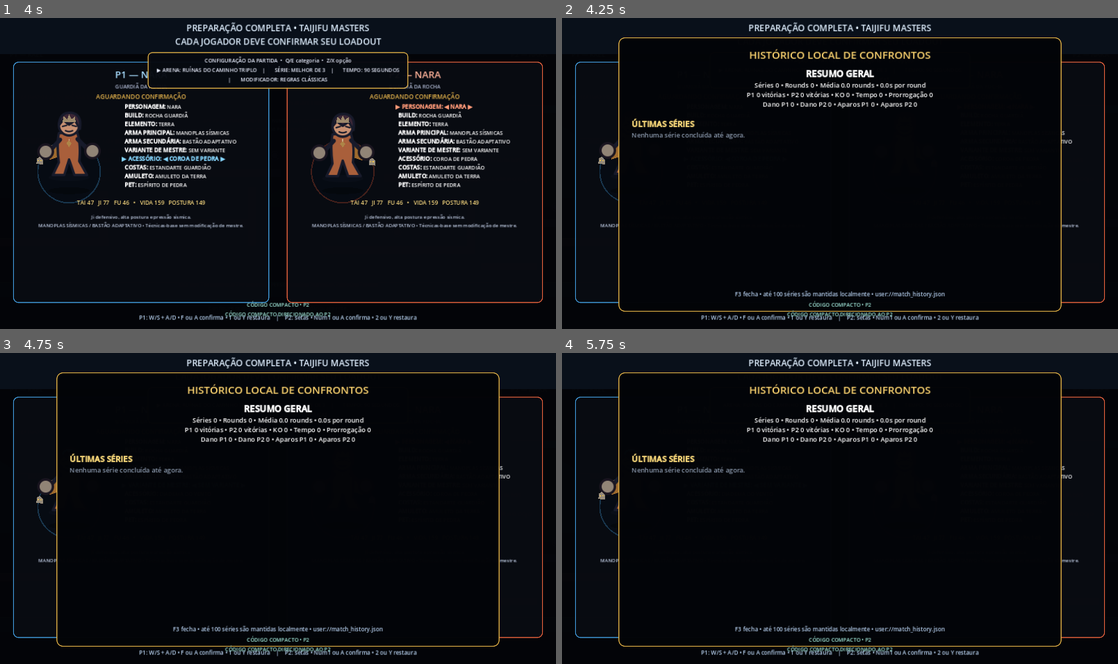
Above: before the commit, frames 1-4 (two rows, left to right).
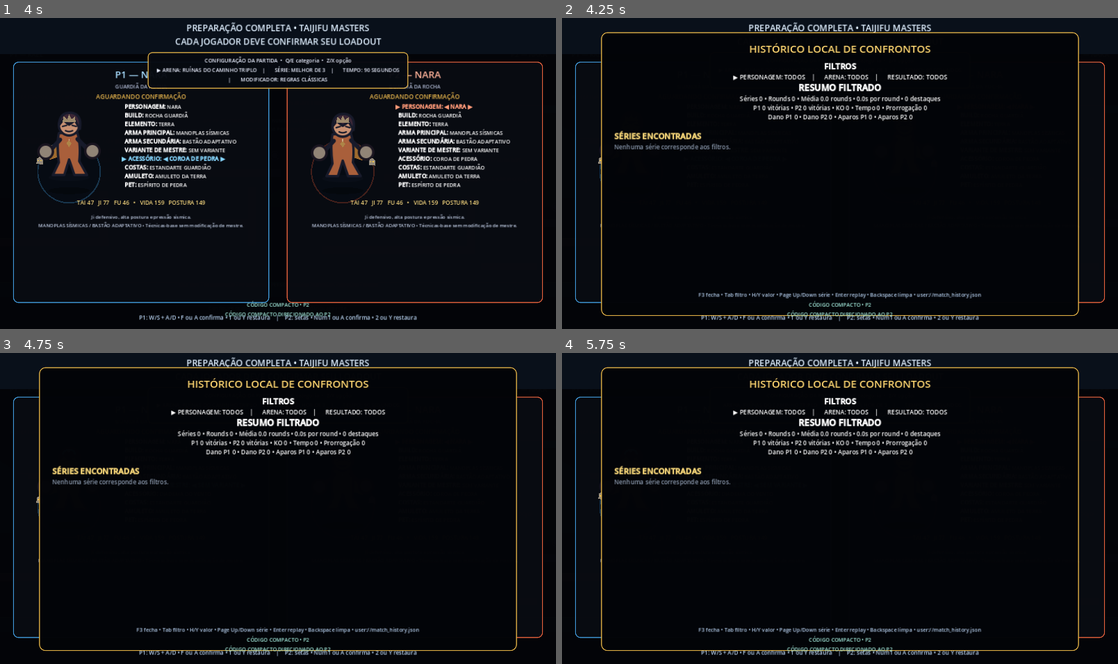
Above: after the commit, the same moments.

Repository: Tehkne-Solutions/taijifu-masters
Game: Godot game, scene res://scenes/main.tscn
The game is run twice, just before and just after one commit, with the same random seed, the same clock (stepped at 60 frames per second) and the same inputs.
Inputs (mouse positions are in pixels of both pictures, inside the frame that each line leads up to):
- Up to frame 1 (4 s): tap Enter (preset_load) at 0.5 s; move the mouse to (400, 157) at 0.52 s; hold D (p1_right) 0.53-2.03 s; tap K (clear_variant_comparison) at 0.6 s; click (400, 157) at 0.67 s; tap W (p1_jump) at 0.77, 1.52, 3.02, 3.77 s; move the mouse to (166, 189) at 1.27 s; tap F7 (cycle_bot_personality) at 1.35 s; move the mouse to (333, 105) at 2.02 s; hold A (p1_left) 2.03-2.78 s; tap ] (dojo_next_slot) at 2.1 s; move the mouse to (250, 235) at 2.77 s; hold D (p1_right) from 2.78 s (still down); tap [ (dojo_previous_slot) at 2.85 s; click (250, 235) at 2.92 s; move the mouse to (444, 220) at 3.52 s; tap F8 (dojo_toggle) at 3.6 s
- Up to frame 2 (4.25 s): keep holding D (p1_right); tap F3 (history_toggle) at 4.15 s
- Up to frame 3 (4.75 s): move the mouse to (111, 461) at 4.27 s; release D (p1_right) at 4.28 s; hold A (p1_left) from 4.28 s (still down); tap L (dojo_toggle_loop) at 4.35 s; tap W (p1_jump) at 4.52 s
- Up to frame 4 (5.75 s): tap Backspace (history_reset_filters, bound only after the comm… at 4.9 s; move the mouse to (867, 508) at 5.02 s; release A (p1_left) at 5.03 s; hold D (p1_right) from 5.03 s (still down); tap E (match_next_field) at 5.1 s; click (867, 508) at 5.17 s

Frame 1 is identical in both runs. In frame 2, 7.0% of the frame differs, in the area x 7-93%, y 4-96%; in frame 3, 7.0%; in frame 4, 7.0%.

Commit message:
feat(history): adicionar filtros navegáveis e acesso ao replay

Diff:
--- a/scripts/runtime/match_history_runtime.gd
+++ b/scripts/runtime/match_history_runtime.gd
@@ -4,13 +4,20 @@
 signal result_finished
 
 const RESULT_SECONDS := 3.4
+const FILTER_FIELDS: Array[StringName] = [&"character_id", &"arena_id", &"result_id"]
+const RESULT_OPTIONS: Array[StringName] = [&"all", &"p1_win", &"p2_win", &"ko", &"time", &"sudden_death"]
 
 @onready var preparation_runtime: BattlePreparationRuntime = get_node("../BattlePreparationRuntime")
 @onready var statistics_runtime: SeriesStatisticsRuntime = get_node("../SeriesStatisticsRuntime")
+@onready var replay_runtime: SeriesReplayRuntime = get_node("../SeriesReplayRuntime")
 
 var _active := false
 var _result_mode := false
 var _token := 0
+var _filter_field_index := 0
+var _filters: Dictionary = {"character_id": &"all", "arena_id": &"all", "result_id": &"all"}
+var _selected_index := 0
+var _visible_records: Array[Dictionary] = []
 var _canvas: CanvasLayer
 var _panel: PanelContainer
 var _title: Label
@@ -19,7 +26,7 @@
 
 func _ready() -> void:
 	process_mode = Node.PROCESS_MODE_ALWAYS
-	_register_key_action(&"history_toggle", KEY_F3)
+	_register_inputs()
 	_build_interface()
 
 func _process(_delta: float) -> void:
@@ -28,16 +35,40 @@
 			close()
 		elif preparation_runtime.is_active():
 			open_history()
-	if _active and not _result_mode and not preparation_runtime.is_active():
+	if not _active or _result_mode:
+		return
+	if not preparation_runtime.is_active():
 		close()
+		return
+	if Input.is_action_just_pressed(&"history_next_filter"):
+		_filter_field_index = wrapi(_filter_field_index + 1, 0, FILTER_FIELDS.size())
+		_refresh_history()
+	if Input.is_action_just_pressed(&"history_prev_value"):
+		_cycle_filter_value(-1)
+	elif Input.is_action_just_pressed(&"history_next_value"):
+		_cycle_filter_value(1)
+	if Input.is_action_just_pressed(&"history_prev_record"):
+		_selected_index = wrapi(_selected_index - 1, 0, maxi(1, _visible_records.size()))
+		_refresh_history()
+	elif Input.is_action_just_pressed(&"history_next_record"):
+		_selected_index = wrapi(_selected_index + 1, 0, maxi(1, _visible_records.size()))
+		_refresh_history()
+	if Input.is_action_just_pressed(&"history_reset_filters"):
+		_filters = {"character_id": &"all", "arena_id": &"all", "result_id": &"all"}
+		_selected_index = 0
+		_refresh_history()
+	if Input.is_action_just_pressed(&"history_replay") and not _visible_records.is_empty():
+		var selected := _visible_records[clampi(_selected_index, 0, _visible_records.size() - 1)].duplicate(true)
+		close()
+		replay_runtime.play(selected)
 
 func open_history() -> void:
 	_result_mode = false
 	_active = true
+	_selected_index = 0
 	_canvas.visible = true
 	_title.text = "HISTÓRICO LOCAL DE CONFRONTOS"
-	_report.text = build_history_report()
-	_footer.text = "F3 fecha • até %d séries são mantidas localmente • %s" % [MatchHistoryLedger.MAX_SERIES, MatchHistoryLedger.SAVE_PATH]
+	_refresh_history()
 
 func close() -> void:
 	_token += 1
@@ -56,7 +87,7 @@
 	_canvas.visible = true
 	_title.text = "RELATÓRIO DA SÉRIE"
 	_report.text = build_result_report(record)
-	_footer.text = "O histórico e as estatísticas foram salvos localmente."
+	_footer.text = "Histórico salvo • abra F3 e pressione Enter para rever os momentos decisivos."
 	var running_headless := DisplayServer.get_name() == "headless" or OS.has_feature("server")
 	if running_headless:
 		call_deferred("_finish_result", token)
@@ -68,14 +99,38 @@
 	if _result_mode:
 		_finish_result(_token)
 
+func set_filters_for_test(filters: Dictionary) -> void:
+	_filters = {
+		"character_id": StringName(filters.get("character_id", &"all")),
+		"arena_id": StringName(filters.get("arena_id", &"all")),
+		"result_id": StringName(filters.get("result_id", &"all"))
+	}
+	_selected_index = 0
+	_refresh_history()
+
+func current_filters() -> Dictionary:
+	return _filters.duplicate(true)
+
+func filtered_count() -> int:
+	return statistics_runtime.filtered_matches(_filters, 0).size()
+
+func selected_record() -> Dictionary:
+	if _visible_records.is_empty():
+		return {}
+	return _visible_records[clampi(_selected_index, 0, _visible_records.size() - 1)].duplicate(true)
+
 func build_history_report() -> String:
-	var aggregate := statistics_runtime.aggregate_history()
-	var recent := statistics_runtime.recent_matches(8)
+	var aggregate := statistics_runtime.aggregate_history(_filters)
+	_visible_records = statistics_runtime.filtered_matches(_filters, 12)
+	_selected_index = clampi(_selected_index, 0, maxi(0, _visible_records.size() - 1))
 	var lines: Array[String] = []
-	lines.append("[center][font_size=20][b]RESUMO GERAL[/b][/font_size][/center]")
-	lines.append("[center]Séries %d • Rounds %d • Média %.1f rounds • %.1fs por round[/center]" % [
+	lines.append("[center][font_size=18][b]FILTROS[/b][/font_size][/center]")
+	lines.append("[center]%s[/center]" % _filter_summary())
+	lines.append("[center][font_size=20][b]RESUMO FILTRADO[/b][/font_size][/center]")
+	lines.append("[center]Séries %d • Rounds %d • Média %.1f rounds • %.1fs por round • %d destaques[/center]" % [
 		int(aggregate.get("series", 0)), int(aggregate.get("rounds", 0)),
-		float(aggregate.get("average_rounds", 0.0)), float(aggregate.get("average_round_seconds", 0.0))
+		float(aggregate.get("average_rounds", 0.0)), float(aggregate.get("average_round_seconds", 0.0)),
+		int(aggregate.get("highlights", 0))
 	])
 	lines.append("[center]P1 %d vitórias • P2 %d vitórias • KO %d • Tempo %d • Prorrogação %d[/center]" % [
 		int(aggregate.get("p1_wins", 0)), int(aggregate.get("p2_wins", 0)),
@@ -86,12 +141,13 @@
 		float(aggregate.get("damage_p1", 0.0)), float(aggregate.get("damage_p2", 0.0)),
 		int(aggregate.get("parries_p1", 0)), int(aggregate.get("parries_p2", 0))
 	])
-	lines.append("[color=#f4d477][font_size=18][b]ÚLTIMAS SÉRIES[/b][/font_size][/color]")
-	if recent.is_empty():
-		lines.append("[color=#8b99ad]Nenhuma série concluída até agora.[/color]")
+	lines.append("[color=#f4d477][font_size=18][b]SÉRIES ENCONTRADAS[/b][/font_size][/color]")
+	if _visible_records.is_empty():
+		lines.append("[color=#8b99ad]Nenhuma série corresponde aos filtros.[/color]")
 	else:
-		for record in recent:
-			lines.append(_history_line(record))
+		for index in range(_visible_records.size()):
+			var prefix := "[color=#ffd36b]▶[/color]" if index == _selected_index else " "
+			lines.append("%s %s" % [prefix, _history_line(_visible_records[index])])
 	return "\n".join(lines)
 
 func build_result_report(record: Dictionary) -> String:
@@ -117,15 +173,74 @@
 			var p2: Dictionary = totals[1] if totals[1] is Dictionary else {}
 			lines.append("[cell]%s[/cell][cell]%.0f[/cell][cell]%.0f[/cell]" % [String(stat[0]), float(p1.get(String(stat[1]), 0.0)), float(p2.get(String(stat[1]), 0.0))])
 		lines.append("[/table]\n")
-	lines.append("[color=#8ecff0][b]ROUNDS[/b][/color]")
+	lines.append("[color=#8ecff0][b]ROUNDS E DESTAQUES[/b][/color]")
 	for round_value in record.get("rounds", []):
 		if round_value is Dictionary:
 			var round_data: Dictionary = round_value
-			lines.append("• Round %d — P%d • %s • %.1fs" % [
+			lines.append("• Round %d — P%d • %s • %.1fs • %d momentos" % [
 				int(round_data.get("round_number", 1)), int(round_data.get("winner_index", 1)),
-				String(round_data.get("reason", "KO")), float(round_data.get("duration_seconds", 0.0))
+				String(round_data.get("reason", "KO")), float(round_data.get("duration_seconds", 0.0)),
+				(round_data.get("highlights", []) as Array).size()
 			])
 	return "\n".join(lines)
+
+func _refresh_history() -> void:
+	if not is_instance_valid(_report):
+		return
+	_report.text = build_history_report()
+	_footer.text = "F3 fecha • Tab filtro • H/Y valor • Page Up/Down série • Enter replay • Backspace limpa • %s" % MatchHistoryLedger.SAVE_PATH
+
+func _cycle_filter_value(direction: int) -> void:
+	var field_id := FILTER_FIELDS[_filter_field_index]
+	var options := _filter_options(field_id)
+	var current := StringName(_filters.get(String(field_id), &"all"))
+	var index := options.find(current)
+	if index < 0:
+		index = 0
+	_filters[String(field_id)] = options[wrapi(index + direction, 0, options.size())]
+	_selected_index = 0
+	_refresh_history()
+
+func _filter_options(field_id: StringName) -> Array[StringName]:
+	match field_id:
+		&"character_id":
+			var characters: Array[StringName] = [&"all"]
+			characters.append_array(BattleLoadoutCatalog.CHARACTER_ORDER)
+			return characters
+		&"arena_id":
+			var arenas: Array[StringName] = [&"all"]
+			arenas.append_array(CompetitiveMatchCatalog.ARENA_ORDER)
+			return arenas
+		&"result_id": return RESULT_OPTIONS.duplicate()
+		_: return [&"all"]
+
+func _filter_summary() -> String:
+	var parts: Array[String] = []
+	for index in range(FILTER_FIELDS.size()):
+		var field_id := FILTER_FIELDS[index]
+		var marker := "▶" if index == _filter_field_index else " "
+		parts.append("%s %s: %s" % [marker, _filter_field_label(field_id), _filter_value_label(field_id, StringName(_filters.get(String(field_id), &"all")))])
+	return "    |    ".join(parts)
+
+func _filter_field_label(field_id: StringName) -> String:
+	match field_id:
+		&"character_id": return "PERSONAGEM"
+		&"arena_id": return "ARENA"
+		&"result_id": return "RESULTADO"
+		_: return String(field_id).to_upper()
+
+func _filter_value_label(field_id: StringName, value_id: StringName) -> String:
+	if value_id == &"all":
+		return "TODOS"
+	match field_id:
+		&"character_id": return CharacterVisualCatalog.display_name(value_id).to_upper()
+		&"arena_id": return CompetitiveMatchCatalog.value_label(&"arena_id", value_id)
+		&"result_id":
+			return {
+				&"p1_win": "VITÓRIA P1", &"p2_win": "VITÓRIA P2", &"ko": "COM KO",
+				&"time": "COM TEMPO", &"sudden_death": "COM PRORROGAÇÃO"
+			}.get(value_id, String(value_id).to_upper())
+		_: return String(value_id).to_upper()
 
 func _history_line(record: Dictionary) -> String:
 	var players: Array = record.get("players", [])
@@ -137,10 +252,14 @@
 		if players[1] is Dictionary:
 			p2 = String((players[1] as Dictionary).get("character_name", p2)).to_upper()
 	var config: Dictionary = record.get("config", {})
-	return "• %s %d — %d %s • vencedor P%d • %s • %d rounds" % [
+	var highlight_count := 0
+	for round_value in record.get("rounds", []):
+		if round_value is Dictionary:
+			highlight_count += ((round_value as Dictionary).get("highlights", []) as Array).size()
+	return "%s %d — %d %s • vencedor P%d • %s • %d rounds • %d destaques" % [
 		p1, int(record.get("score_p1", 0)), int(record.get("score_p2", 0)), p2,
 		int(record.get("winner_index", 0)), CompetitiveMatchCatalog.arena_label(config),
-		(record.get("rounds", []) as Array).size()
+		(record.get("rounds", []) as Array).size(), highlight_count
 	]
 
 func _finish_result(token: int) -> void:
@@ -157,10 +276,10 @@
 	_canvas.process_mode = Node.PROCESS_MODE_ALWAYS
 	add_child(_canvas)
 	_panel = PanelContainer.new()
-	_panel.offset_left = 130.0
-	_panel.offset_top = 48.0
-	_panel.offset_right = 1150.0
-	_panel.offset_bottom = 680.0
+	_panel.offset_left = 90.0
+	_panel.offset_top = 36.0
+	_panel.offset_right = 1190.0
+	_panel.offset_bottom = 690.0
 	var style := StyleBoxFlat.new()
 	style.bg_color = Color(0.010, 0.016, 0.030, 0.99)
 	style.border_color = Color(0.92, 0.72, 0.28, 0.94)
@@ -174,11 +293,11 @@
 	var margin := MarginContainer.new()
 	margin.add_theme_constant_override("margin_left", 28)
 	margin.add_theme_constant_override("margin_right", 28)
-	margin.add_theme_constant_override("margin_top", 20)
-	margin.add_theme_constant_override("margin_bottom", 20)
+	margin.add_theme_constant_override("margin_top", 18)
+	margin.add_theme_constant_override("margin_bottom", 18)
 	_panel.add_child(margin)
 	var column := VBoxContainer.new()
-	column.add_theme_constant_override("separation", 12)
+	column.add_theme_constant_override("separation", 10)
 	margin.add_child(column)
 	_title = Label.new()
 	_title.horizontal_alignment = HORIZONTAL_ALIGNMENT_CENTER
@@ -186,21 +305,31 @@
 	_title.add_theme_color_override("font_color", Color(1.0, 0.84, 0.44))
 	column.add_child(_title)
 	_report = RichTextLabel.new()
-	_report.custom_minimum_size = Vector2(950.0, 500.0)
+	_report.custom_minimum_size = Vector2(1030.0, 520.0)
 	_report.bbcode_enabled = true
 	_report.fit_content = false
 	_report.scroll_active = true
-	_report.add_theme_font_size_override("normal_font_size", 15)
-	_report.add_theme_font_size_override("bold_font_size", 16)
+	_report.add_theme_font_size_override("normal_font_size", 14)
+	_report.add_theme_font_size_override("bold_font_size", 15)
 	column.add_child(_report)
 	_footer = Label.new()
 	_footer.horizontal_alignment = HORIZONTAL_ALIGNMENT_CENTER
-	_footer.add_theme_font_size_override("font_size", 13)
+	_footer.add_theme_font_size_override("font_size", 12)
 	_footer.add_theme_color_override("font_color", Color(0.70, 0.80, 0.92))
 	column.add_child(_footer)
 	_canvas.visible = false
 
-func _register_key_action(action_id: StringName, keycode: Key) -> void:
+func _register_inputs() -> void:
+	_add_key_action(&"history_toggle", KEY_F3)
+	_add_key_action(&"history_next_filter", KEY_TAB)
+	_add_key_action(&"history_prev_value", KEY_H)
+	_add_key_action(&"history_next_value", KEY_Y)
+	_add_key_action(&"history_prev_record", KEY_PAGEUP)
+	_add_key_action(&"history_next_record", KEY_PAGEDOWN)
+	_add_key_action(&"history_replay", KEY_ENTER)
+	_add_key_action(&"history_reset_filters", KEY_BACKSPACE)
+
+func _add_key_action(action_id: StringName, keycode: Key) -> void:
 	if not InputMap.has_action(action_id):
 		InputMap.add_action(action_id, 0.5)
 	for existing in InputMap.action_get_events(action_id):
